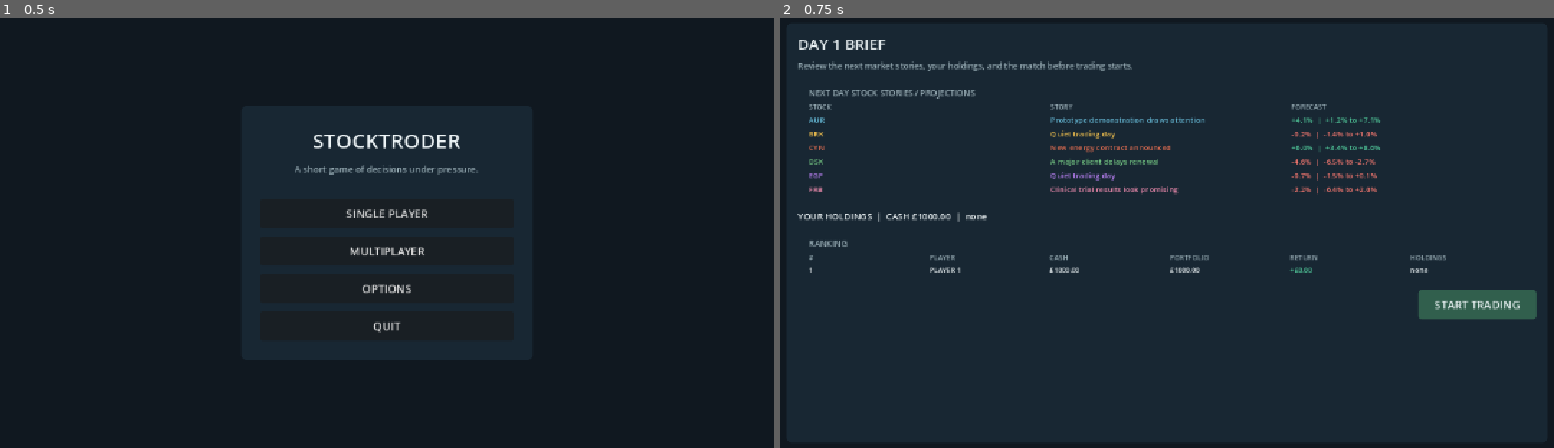
Above: before the commit, frames 1-2 (left to right).
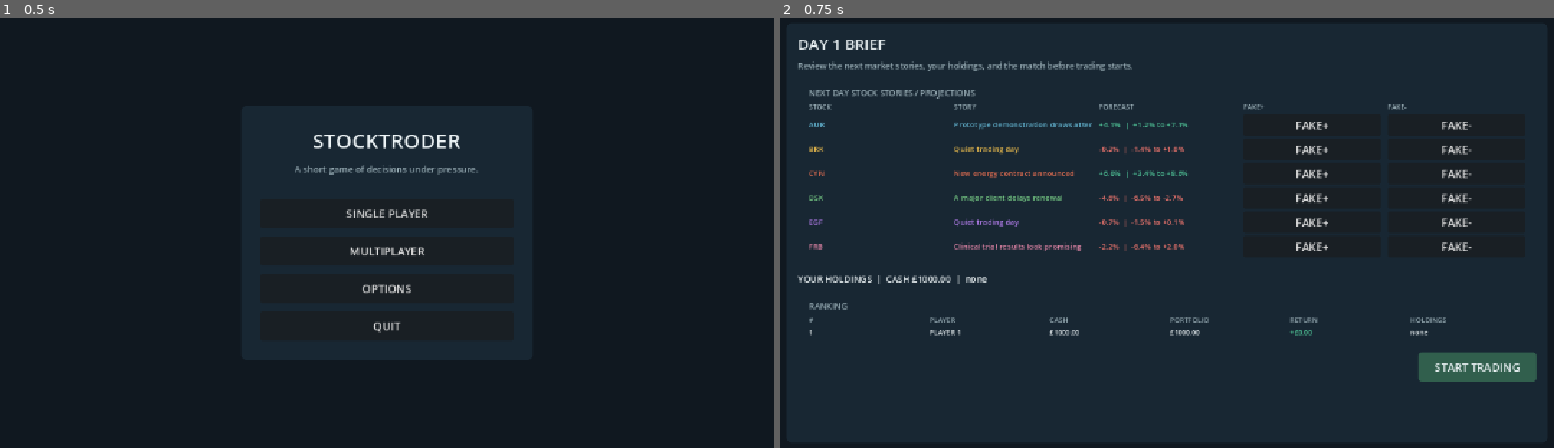
Above: after the commit, the same moments.

Repository: hardcoregandhi/stock-troder
Game: Godot game, scene res://scenes/main.tscn
Same seed, same stepped clock (60 frames per second), same inputs: the game is played once before the commit and once after it.
Inputs:
- Up to frame 1 (0.5 s): no input
- Up to frame 2 (0.75 s): click "SINGLE PLAYER" at 0.5 s

Frame 1 is identical in both runs. In frame 2, 6.7% of the frame differs, in the area x 2-98%, y 20-85%.

Commit message:
Move fake news controls to brief

Diff:
--- a/scripts/presentation/trading_dashboard.gd
+++ b/scripts/presentation/trading_dashboard.gd
@@ -272,8 +272,6 @@
 		_column_label("SELL", 44),
 		_column_label("PUMP", 52),
 		_column_label("SABOTAGE", 70),
-		_column_label("FAKE+", 48),
-		_column_label("FAKE-", 48),
 	]:
 		stock_list.add_child(header)
 
@@ -403,19 +401,7 @@
 		sabotage.custom_minimum_size.x = 70
 		sabotage.pressed.connect(_quick_sabotage.bind(stock.symbol))
 		stock_list.add_child(sabotage)
-		var fake_positive := Button.new()
-		fake_positive.text = "FAKE+"
-		fake_positive.tooltip_text = "Spend £75.00 to plant uncertain positive news."
-		fake_positive.custom_minimum_size.x = 48
-		fake_positive.pressed.connect(_quick_fake_news.bind(stock.symbol, 1))
-		stock_list.add_child(fake_positive)
-		var fake_negative := Button.new()
-		fake_negative.text = "FAKE-"
-		fake_negative.tooltip_text = "Spend £75.00 to plant uncertain negative news."
-		fake_negative.custom_minimum_size.x = 48
-		fake_negative.pressed.connect(_quick_fake_news.bind(stock.symbol, -1))
-		stock_list.add_child(fake_negative)
-		row_labels[stock.symbol] = {"price": price, "change": change, "range": range, "shares": shares, "position": position, "buy": buy, "sell": sell, "pump": pump, "sabotage": sabotage, "fake_positive": fake_positive, "fake_negative": fake_negative}
+		row_labels[stock.symbol] = {"price": price, "change": change, "range": range, "shares": shares, "position": position, "buy": buy, "sell": sell, "pump": pump, "sabotage": sabotage}
 	_update_stock_rows(state)
 
 func _update_stock_rows(state: GameState) -> void:
@@ -440,11 +426,6 @@
 		labels["sabotage"].text = "SAB ON" if sabotage_active else "SABOTAGE"
 		labels["sabotage"].tooltip_text = "ACTIVE: negative live pressure; resolution risk remains." if sabotage_active else "Spend £50.00 to add negative live pressure."
 		labels["sabotage"].disabled = session.network_mode or not can_trade or sabotage_active or state.cash_pence < GameState.SABOTAGE_COST_PENCE
-		var fake_used := state.has_planted_fake_news(stock.symbol) and stock.fake_news_active
-		labels["fake_positive"].text = "FAKE+ ON" if fake_used and stock.fake_news_direction > 0 else "FAKE+"
-		labels["fake_negative"].text = "FAKE- ON" if fake_used and stock.fake_news_direction < 0 else "FAKE-"
-		labels["fake_positive"].disabled = session.network_mode or not can_trade or fake_used or state.cash_pence < GameState.FAKE_NEWS_COST_PENCE
-		labels["fake_negative"].disabled = session.network_mode or not can_trade or fake_used or state.cash_pence < GameState.FAKE_NEWS_COST_PENCE
 
 func _update_market_surface(state: GameState) -> void:
 	var chart_series: Array[Dictionary] = []
@@ -924,13 +905,15 @@
 	var content := VBoxContainer.new()
 	content.add_child(_label("NEXT DAY STOCK STORIES / PROJECTIONS", 12, MUTED))
 	var grid := GridContainer.new()
-	grid.columns = 3
+	grid.columns = 5
 	grid.add_theme_constant_override("h_separation", 10)
 	grid.add_theme_constant_override("v_separation", 4)
 	for header in [
 		_column_label("STOCK", 70),
 		_column_label("STORY", 0),
 		_column_label("FORECAST", 150),
+		_column_label("FAKE+", 60),
+		_column_label("FAKE-", 60),
 	]:
 		header.size_flags_horizontal = Control.SIZE_EXPAND_FILL
 		grid.add_child(header)
@@ -947,6 +930,20 @@
 		var forecast := _label("%+.1f%%  |  %+.1f%% to %+.1f%%" % [stock.projection_change * 100.0, stock.projection_low * 100.0, stock.projection_high * 100.0], 11, POSITIVE if stock.projection_change >= 0.0 else NEGATIVE)
 		forecast.custom_minimum_size.x = 150
 		grid.add_child(forecast)
+		var fake_positive := Button.new()
+		fake_positive.text = "FAKE+"
+		fake_positive.custom_minimum_size.x = 60
+		fake_positive.tooltip_text = "Plant uncertain positive news for £75."
+		fake_positive.pressed.connect(_quick_fake_news.bind(stock.symbol, 1))
+		fake_positive.disabled = session.network_mode or session.game_state.has_planted_fake_news(stock.symbol) or session.game_state.cash_pence < GameState.FAKE_NEWS_COST_PENCE
+		grid.add_child(fake_positive)
+		var fake_negative := Button.new()
+		fake_negative.text = "FAKE-"
+		fake_negative.custom_minimum_size.x = 60
+		fake_negative.tooltip_text = "Plant uncertain negative news for £75."
+		fake_negative.pressed.connect(_quick_fake_news.bind(stock.symbol, -1))
+		fake_negative.disabled = session.network_mode or session.game_state.has_planted_fake_news(stock.symbol) or session.game_state.cash_pence < GameState.FAKE_NEWS_COST_PENCE
+		grid.add_child(fake_negative)
 	content.add_child(grid)
 	panel.add_child(content)
 	return panel
